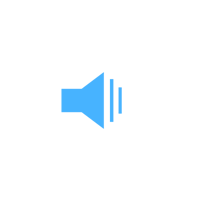
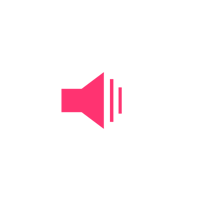
Two versions of the same layered image (200 x 200). Layer-by-layer changes:
"Layer 0": opacity 100% → 80%, painted on it over [61, 72, 122, 129]
